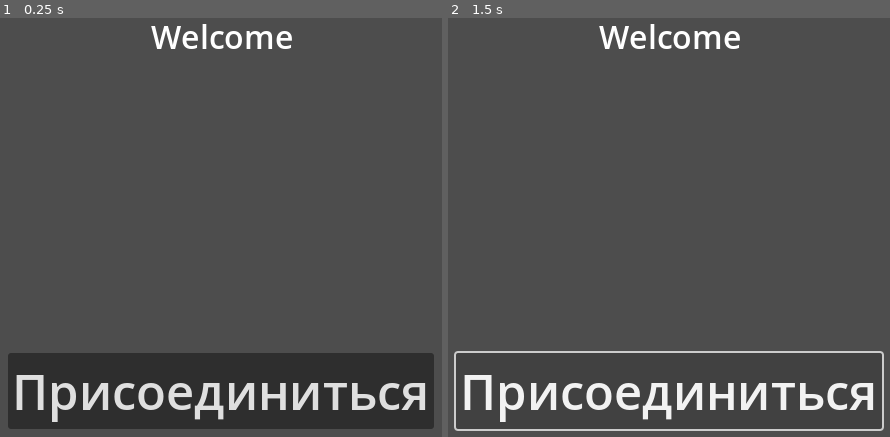
Above: before the commit, frames 1-2 (left to right).
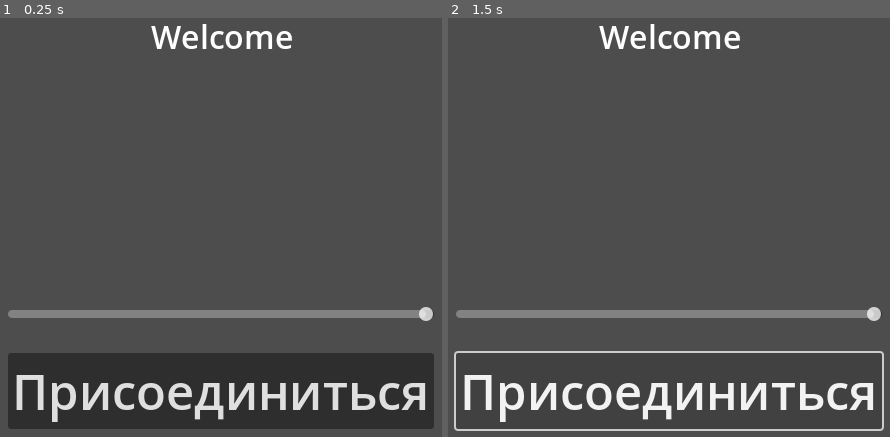
Above: after the commit, the same moments.

Repository: SumZbrod/SocKapitalGD
Game: Godot game, scene res://scene/main.tscn
The game is run twice, just before and just after one commit, with the same random seed, the same clock (stepped at 60 frames per second) and the same inputs.
Inputs:
- Up to frame 1 (0.25 s): no input
- Up to frame 2 (1.5 s): click "Присоединиться" at 0.5 s; click "Присоединиться" at 1.25 s

The runs differ from the first frame. In frame 1, 1.9% of the frame differs, in the area x 1-99%, y 68-73%; in frame 2, 1.9%.

Commit message:
requesting

Diff:
--- a/new_script.gd
+++ /dev/null
@@ -1,80 +0,0 @@
-extends Control
-
-@onready var button: Button = $Button
-@onready var multiplayer: MultiplayerAPI = get_multiplayer()
-
-const PORT: int = 8080
-const SERVER_URL: String = "ws://127.0.0.1:" + str(PORT)
-
-func _ready() -> void:
-	button.pressed.connect(_on_button_pressed)
-
-	# Автоматическое определение режима
-	if OS.has_feature("dedicated_server") or "--server" in OS.get_cmdline_args():
-		start_server()
-	else:
-		start_client()  # Для HTML5 и desktop-клиентов
-
-func start_server() -> void:
-	var peer: WebSocketMultiplayerPeer = WebSocketMultiplayerPeer.new()
-	var err: Error = peer.create_server(PORT)
-	if err != OK:
-		push_error("Ошибка создания сервера: " + str(err))
-		return
-
-	multiplayer.multiplayer_peer = peer
-	print("Сервер запущен на порту " + str(PORT))
-	button.text = "Сервер (ID: 1)"
-	button.disabled = true  # Сервер не нажимает кнопку
-
-	multiplayer.peer_connected.connect(_on_player_connected)
-	multiplayer.peer_disconnected.connect(_on_player_disconnected)
-
-func start_client() -> void:
-	var peer: WebSocketMultiplayerPeer = WebSocketMultiplayerPeer.new()
-	var err: Error = peer.create_client(SERVER_URL)
-	if err != OK:
-		push_error("Ошибка подключения: " + str(err))
-		button.text = "Ошибка подключения"
-		return
-
-	multiplayer.multiplayer_peer = peer
-	print("Подключение к серверу...")
-	button.text = "Подключаюсь..."
-
-	# Сигналы для клиента
-	multiplayer.connected_to_server.connect(_on_connected_to_server)
-	multiplayer.connection_failed.connect(_on_connection_failed)
-
-func _on_player_connected(id: int) -> void:
-	print("Игрок подключился: ID " + str(id))
-	# Автоматическое "создание аккаунта" - ID присваивается автоматически
-
-func _on_player_disconnected(id: int) -> void:
-	print("Игрок отключился: ID " + str(id))
-
-func _on_connected_to_server() -> void:
-	print("Подключен к серверу! Твой ID: " + str(multiplayer.get_unique_id()))
-	button.text = "Нажми! (ID: " + str(multiplayer.get_unique_id()) + ")"
-
-func _on_connection_failed() -> void:
-	print("Ошибка подключения")
-	button.text = "Сервер недоступен"
-
-func _on_button_pressed() -> void:
-	if multiplayer.is_server():
-		return  # Сервер не отправляет нажатия
-
-	# Клиент отправляет свой ID серверу (только по нажатию!)
-	button_press.rpc_id(1, multiplayer.get_unique_id())
-
-@rpc("any_peer", "call_remote", "reliable")
-func button_press(player_id: int) -> void:
-	if multiplayer.is_server():
-		# Сервер рассылает обновление ВСЕМ клиентам (и себе)
-		update_button_text.rpc(player_id)
-
-@rpc("authority", "call_remote", "reliable")
-func update_button_text(player_id: int) -> void:
-	# У всех меняется текст на ID нажавшего
-	button.text = "Нажал: " + str(player_id)
--- a/scene/main.tscn
+++ b/scene/main.tscn
@@ -63,8 +63,12 @@
 grow_horizontal = 2
 grow_vertical = 0
 
+[node name="HSlider" type="HSlider" parent="VBox"]
+custom_minimum_size = Vector2(300, 0)
+layout_mode = 2
+value = 100.0
+
 [node name="MessageLabel" type="Label" parent="VBox"]
-visible = false
 layout_mode = 2
 
 [node name="BalanceLabel" type="Label" parent="VBox"]
@@ -80,4 +84,5 @@
 theme_override_font_sizes/font_size = 49
 text = "Присоединиться"
 
+[connection signal="value_changed" from="VBox/HSlider" to="." method="_on_h_slider_value_changed"]
 [connection signal="pressed" from="VBox/NextButton" to="." method="_on_next_button_pressed"]
--- a/script/grock_main.gd
+++ b/script/grock_main.gd
@@ -7,6 +7,7 @@
 @onready var input_field: LineEdit = $VBox/InputField
 @onready var label_state: Label = $LabelState
 @onready var next_button: Button = $VBox/NextButton
+@onready var h_slider: HSlider = $VBox/HSlider
 
 enum {
 	JOIN,
@@ -20,6 +21,7 @@
 var SERVER_URL: String = "ws://127.0.0.1:" + str(PORT)
 
 var players_data: Dictionary = {}  # {player_id: {'alive': bool 'ready': bool, 'balance': int, 'request': int, 'vote': [{player_id: int}]}}
+var game_data: Dictionary = {'init_budget': 0}
 
 func _ready() -> void:
 	input_field.text_submitted.connect(_on_text_submitted)
@@ -38,7 +40,6 @@
 
 	multiplayer.multiplayer_peer = peer
 	print("Сервер на порту " + str(PORT))
-	message_label.text = "Сервер онлайн (ID: 1)"
 	balance_label.text = "Баланс сервера: ∞"
 	input_field.visible = false
 
@@ -50,12 +51,10 @@
 	var err: Error = peer.create_client(SERVER_URL)
 	if err != OK:
 		push_error("Ошибка клиента: " + str(err))
-		message_label.text = "Ошибка подключения"
 		return
 
 	multiplayer.multiplayer_peer = peer
 	print("Подключение...")
-	message_label.text = "Подключаюсь..."
 	balance_label.text = ""
 
 	multiplayer.connected_to_server.connect(_on_connected_to_server)
@@ -77,7 +76,6 @@
 func _on_connected_to_server() -> void:
 	var my_id = multiplayer.get_unique_id()
 	print("Подключен! ID: " + str(my_id))
-	message_label.text = "Готов к чату! (ID: " + str(my_id) + ")"
 	input_field.placeholder_text = "Напиши и Enter (ID: " + str(my_id) + ")"
 
 func _on_connection_failed() -> void:
@@ -93,30 +91,20 @@
 	# Клиент отправляет серверу
 	_on_next_button_pressed()
 
-@rpc("any_peer", "call_remote", "reliable")
-func send_message(player_id: int, message: String) -> void:
-	if multiplayer.is_server():
-		display_message.rpc(player_id, message)
-		for _player_id in players_data:
-			update_players_data.rpc_id(_player_id, players_data[_player_id])
-
-@rpc("authority", "call_remote", "reliable")
-func display_message(player_id: int, message: String) -> void:
-	message_label.text = "Игрок " + str(player_id) + ": " + message
-
 @rpc("authority", "call_remote", "reliable")
 func update_players_data(player_date: Dictionary) -> void:
 	balance_label.text = "Твой баланс: " + str(player_date['balance'])
 
 @rpc("any_peer", "call_remote", "reliable")
 func update_game(pl_id: int) -> void:
-	print('state ', state)
 	if multiplayer.is_server():
 		match state:
 			JOIN:
 				_on_join(pl_id)
 			REQUESTING:
 				_on_requesting(pl_id)
+			_:
+				push_error("Uknown state: %s" % state)
 
 func _on_join(pl_id: int):
 	if pl_id in players_data:
@@ -132,35 +120,88 @@
 			local_update_date['next_button'] = "Готов"
 		else:
 			local_update_date['next_button'] = "Не готов"
-		update_player_screen.rpc_id(pl_id, local_update_date)
+		update_player_screen.rpc_id(pl_id, state, local_update_date)
 		update_all_player_screen(update_date)
-		if ready_players == start_player_count:
-			state = REQUESTING
+		if check_all_alive_ready():
+			change_state(REQUESTING)
+
 
 @rpc("any_peer", "call_remote", "reliable")
-func update_player_screen(update_date: Dictionary) -> void:
+func update_player_screen(_state, update_date: Dictionary) -> void:
 	for key in update_date:
 		match key:
 			"label_state":
 				label_state.text = update_date[key]
 			"next_button":
 				next_button.text = update_date[key]
+			"h_slider":
+				h_slider.max_value = update_date[key]
+			"message_label":
+				message_label.text = update_date[key]
+			"slider_editable":
+				h_slider.editable = update_date[key]
+			_:
+				push_error("Uknown key: %s" % key)
+	match _state:
+		JOIN:
+			h_slider.visible = false
+		REQUESTING:
+			h_slider.visible = true
+		"":
+			return
+		_:
+			push_error("Uknown state: %s" % _state)
+
+func check_all_alive_ready() -> bool:
+	for pl_id in players_data:
+		if !players_data[pl_id]['ready'] and players_data[pl_id]['alive']:
+			return false
+	return true
 
 func update_all_player_screen(update_date: Dictionary) -> void:
 	for pl_id in players_data:
-		update_player_screen.rpc_id(pl_id, update_date)
+		update_player_screen.rpc_id(pl_id, state, update_date)
+
+func change_state(new_state):
+	state = new_state
+	for pid in players_data:
+		players_data[pid]['ready'] = false
+	var alive_count := 0
+	for pid in players_data:
+		if players_data[pid]['alive']:
+			alive_count += 1
+	if alive_count <= 1:
+		state = GAMEEND
+
+	match state:
+		REQUESTING:
+			_set_requesting(alive_count)
+
+func _set_requesting(alive_count: int):
+	var update_date = {}
+	var budget := alive_count * player_cost
+	game_data['init_budget'] = budget
+	update_date['label_state'] = "Бюджет: %d" % budget
+	update_date['h_slider'] = budget
+	update_date['next_button'] = "Запросить"
+	update_date['slider_editable'] = true
+	update_all_player_screen(update_date)
+
 
 func _on_requesting(pl_id: int):
 	if !multiplayer.is_server():
 		return
 	if pl_id in players_data:
-		var alive_count := 0
-		var update_date = {}
-		for pid in players_data:
-			if players_data[pid]['alive']:
-				alive_count += 1
-		if alive_count > 1:
-			update_date['label_state'] = "Бюджет: %d" % (alive_count * player_cost)
-		else:
-			state = GAMEEND
-		update_all_player_screen(update_date)
+		if players_data[pl_id]['ready']:
+			return
+		var update_player_date = {}
+		players_data[pl_id]['ready'] = true
+		update_player_date['slider_editable'] = false
+		update_player_date['next_button'] = "Ваш запрос: %d" % h_slider.value
+
+		update_player_screen.rpc(pl_id, update_player_date)
+
+func _on_h_slider_value_changed(value: float) -> void:
+	var update_date = {}
+	update_date['message_label'] = "Ваш запрос: %d" % int(value)
+	update_player_screen("", update_date)
Not shown, removed: new_script.gd.uid
